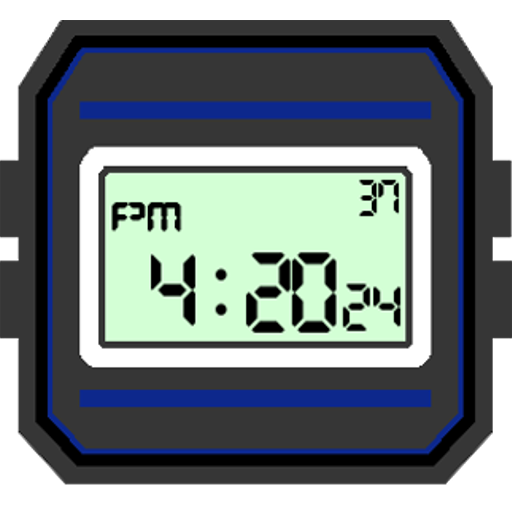
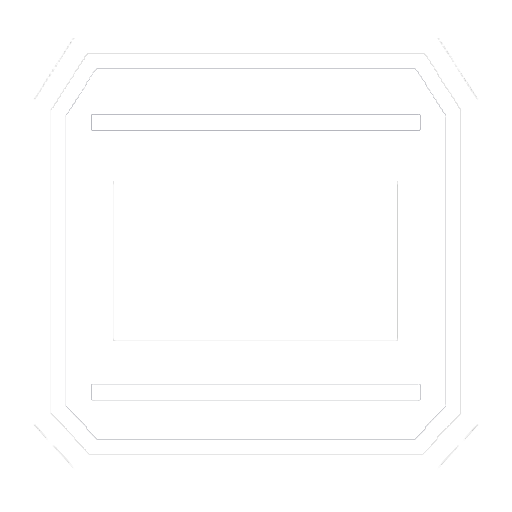
Comparing the layer stacks of the two 512 × 512 images. Changes:
removed layer "Background copy #1" over [0, 20, 512, 485]
removed layer "Background copy" over [0, 20, 512, 485]
added layer "notif" above "icon" over [17, 38, 496, 474]
